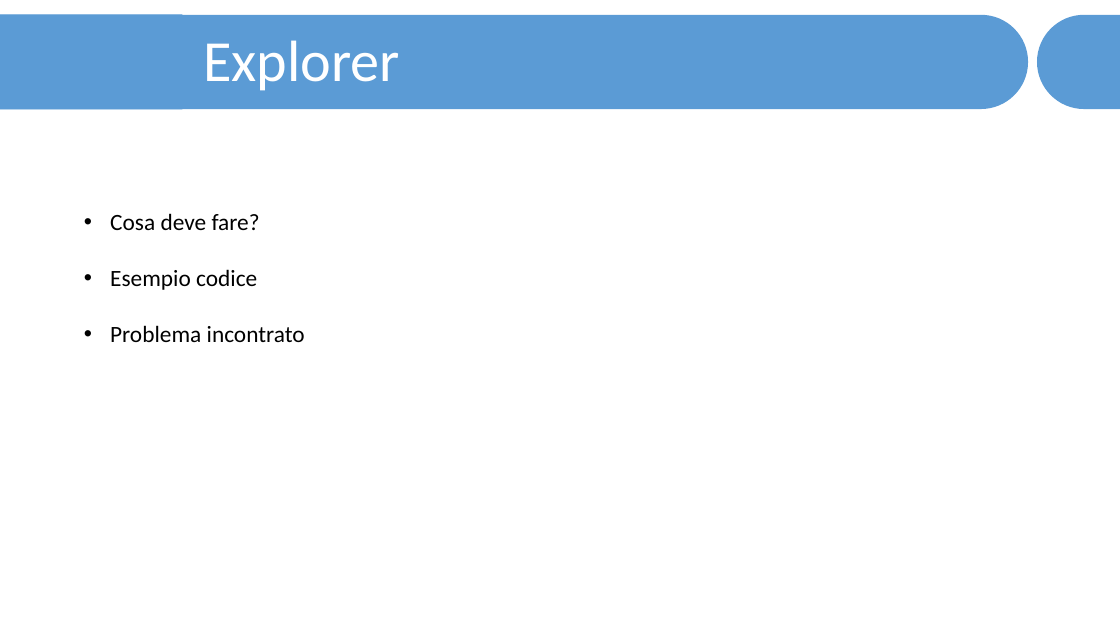
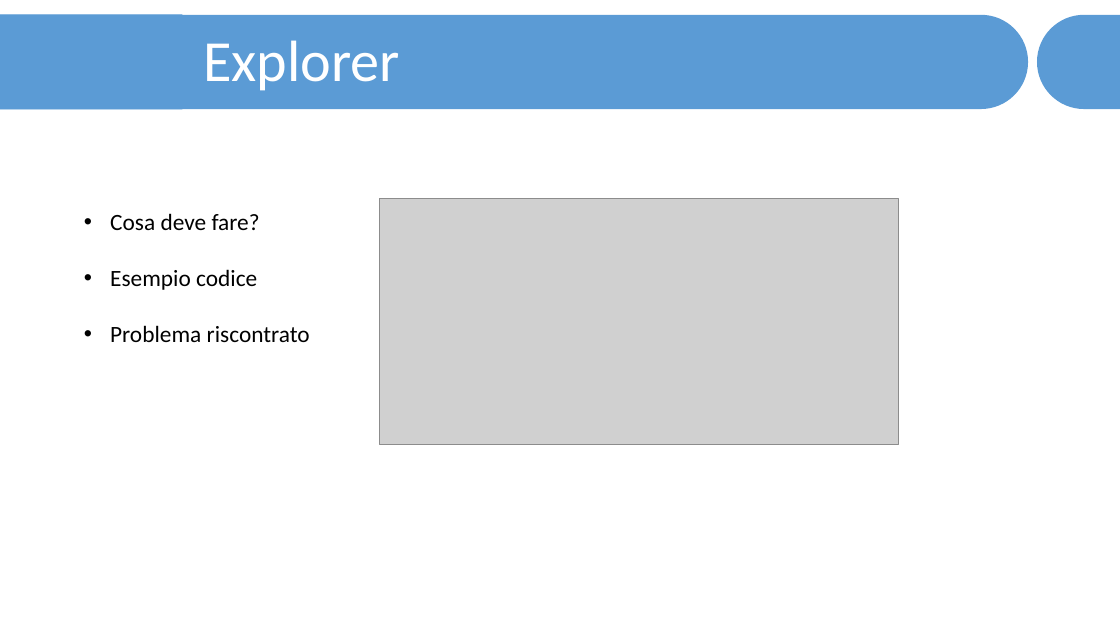
Before and after one commit to JariNaeser/Progetto2, a slide deck: slide 10 of presentazione/Presentazione - Näser Gübeli.pptx. Drawn at 1120x630 pixels with LibreOffice and Linux fonts; fonts in the diff are those of the drawing; grey boxes stand for pictures. Boxes give left, top, right and bottom in pixels: in the first picture for what was removed or moved away, otherwise in the second. Text is boxed around its words. In the diff, an @@ line names an element or a change of style, - is before the commit and + after.

```diff
--- a/presentazione/Presentazione - Näser Gübeli.pptx
+++ b/presentazione/Presentazione - Näser Gübeli.pptx
@@ rectangle: place and size @@
-rectangle at (378,176,1044,524)
+rectangle at (361,171,1027,519)
@@ picture added at (380,198,899,444) @@
@@ text at (110,325,310,342): text changed @@
-• Problema incontrato
+• Problema riscontrato
```
Also in this commit, not shown: 5 other slides changed.
